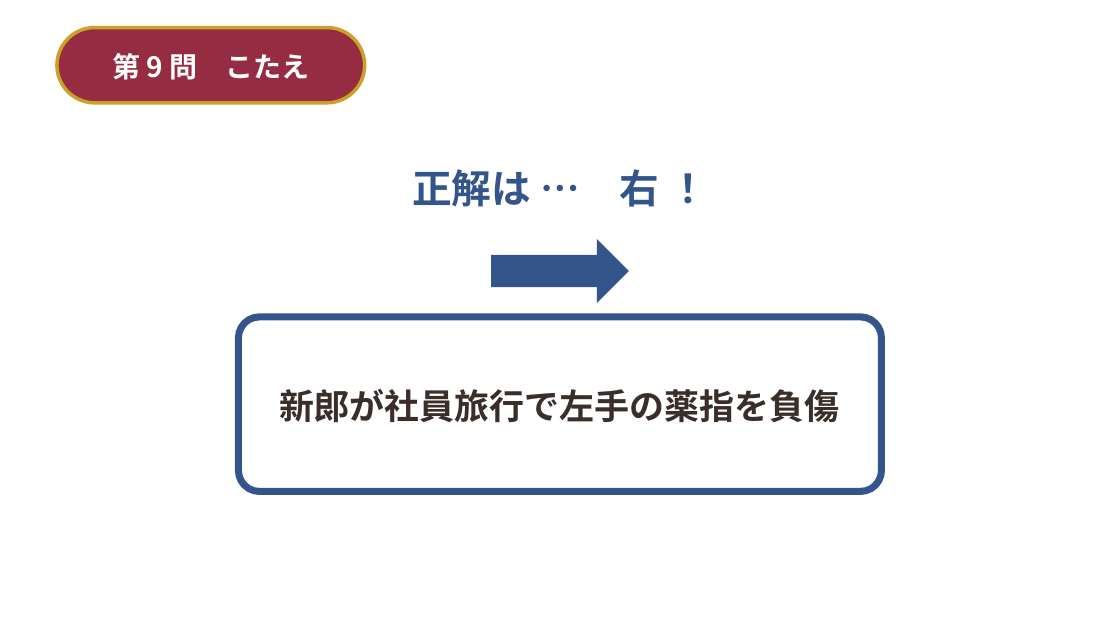
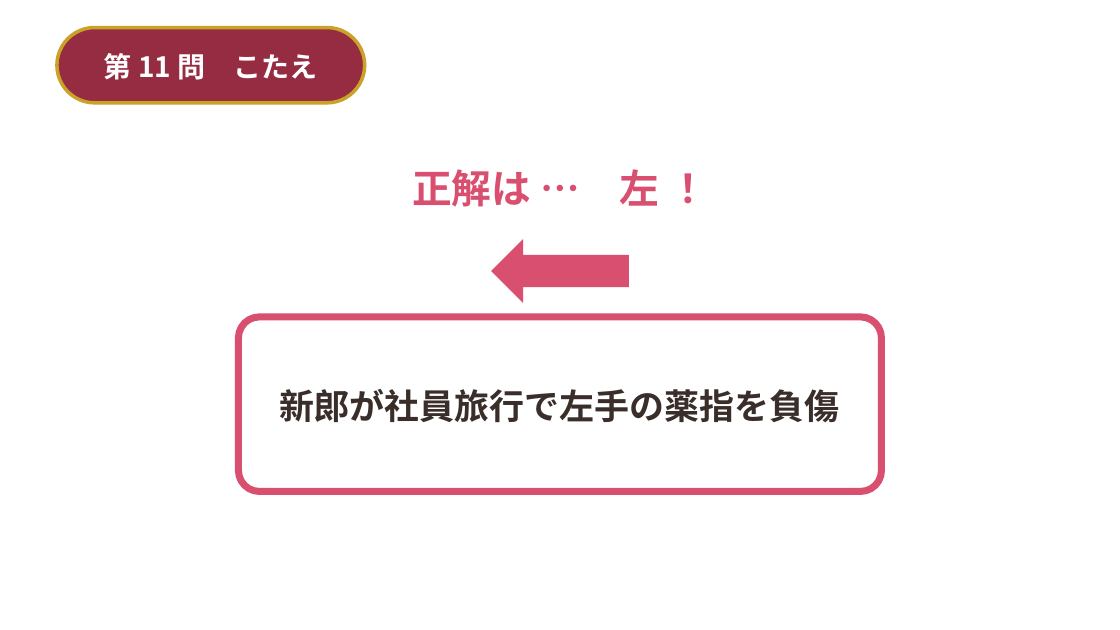
Before and after one commit to st01ohn03-coder/simple-alarm, a slide deck: slide 30 of wedding-deck/build/結婚式_2択クイズ＆ビンゴ.pptx (slide 26 before the commit). Drawn at 1120x630 pixels with LibreOffice and Linux fonts; fonts in the diff are those of the drawing; background and template pictures are left out. Boxes give left, top, right and bottom in pixels: in the first picture for what was removed or moved away, otherwise in the second. Text is boxed around its words. In the diff, an @@ line names an element or a change of style, - is before the commit and + after.

```diff
--- a/wedding-deck/build/結婚式_2択クイズ＆ビンゴ.pptx
+++ b/wedding-deck/build/結婚式_2択クイズ＆ビンゴ.pptx
@@ text in rounded rectangle at (x1=104, y1=53, x2=318, y2=80): text changed @@
-第 9 問 こたえ
+第 11 問 こたえ
@@ text at (x1=412, y1=169, x2=659, y2=207): text changed; text colour #34558B to #D94F70 @@
-正解は … 右 ！
+正解は … 左 ！
@@ right arrow removed at (x1=492, y1=239, x2=629, y2=303) @@
@@ left arrow added at (x1=492, y1=239, x2=629, y2=303), fill #D94F70 @@
@@ rounded rectangle "新郎が社員旅行で左手の薬指を負傷" at (x1=239, y1=317, x2=882, y2=492): outline #34558B 6 pt to #D94F70 6 pt @@
```
Also in this commit, not shown: 22 other slides changed, 4 slides added, 5 other files.
